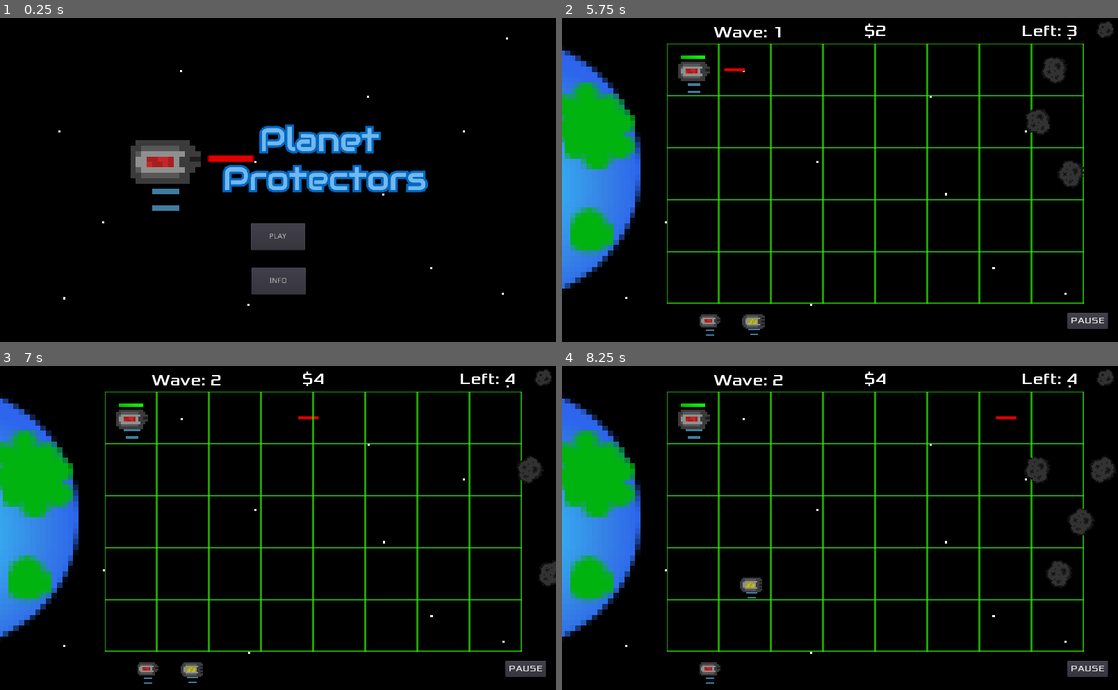
Above: before the commit, frames 1-4 (two rows, left to right).
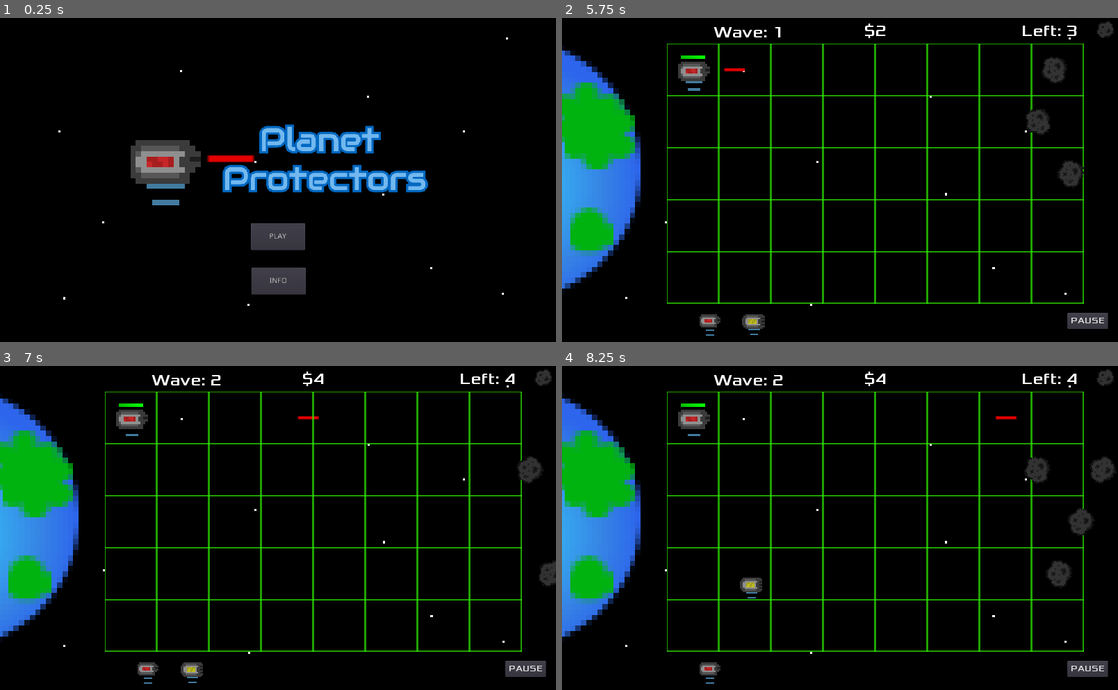
Above: after the commit, the same moments.

Repository: EthanMHolland/PlanetProtectors
Game: Godot game, scene res://src/TitleScreen.tscn
Two runs of this game, one before a commit and one after it. Both use one fixed random seed, a clock stepped at 60 frames per second and the inputs below.
Inputs (mouse positions are in pixels of both pictures, inside the frame that each line leads up to):
- Up to frame 1 (0.25 s): no input
- Up to frame 2 (5.75 s): click "INFO" at 0.5 s; click "BACK" at 1.25 s; click "PLAY" at 2 s; click "PAUSE" at 2.75 s; click "RESUME" at 3.5 s; drag from (695, 69) to (712, 325) at 4.27 s; drag from (712, 325) to (695, 69) at 5.02 s
- Up to frame 3 (7 s): move the mouse to (189, 673) at 5.77 s; tap = (increase_wave) at 5.85 s; click (189, 673) at 5.92 s; drag from (183, 417) to (189, 673) at 6.52 s
- Up to frame 4 (8.25 s): drag from (712, 673) to (745, 417) at 7.27 s; drag from (751, 673) to (745, 417) at 8.02 s

The runs differ from the first frame. In frame 1, 0.4% of the frame differs, in the area x 26-34%, y 51-60%; in frame 2, less than 0.1%; in frame 3, less than 0.1%; in frame 4, less than 0.1%.

Commit message:
Add sprite changes for battery in LaserTower and Changed texture of LaserTower in InfoScreen

Diff:
--- a/project/src/InfoScreen.tscn
+++ b/project/src/InfoScreen.tscn
@@ -205,7 +205,6 @@
 position = Vector2( 135, 109 )
 scale = Vector2( 4.5, 4.5 )
 frames = SubResource( 6 )
-frame = 2
 playing = true
 
 [node name="CollisionShape2D" type="CollisionShape2D" parent="LaserTower"]
--- a/project/src/LaserTower.gd
+++ b/project/src/LaserTower.gd
@@ -19,6 +19,7 @@
 
 func _process(_delta):
 	_check_health()
+	_check_shots()
 
 #deletes tower if amount of shots left is 0 or below
 	if _shots_left <= 0:
@@ -50,12 +51,29 @@
 func _check_health():
 	if _health == 3:
 		$HealthBar.value = 3
+
 	elif _health == 2:
 		$HealthBar.value = 2
 		$HealthBar.texture_progress = _bar_yellow
+
 	elif _health == 1:
 		$HealthBar.value = 1
 		$HealthBar.texture_progress = _bar_red
+
 	elif _health == 0:
 		#$HealthBar.value == 0
 		queue_free()
+
+func _check_shots():
+	if _shots_left >= 13:
+		$AnimatedSprite.play("battery5")
+	elif _shots_left >= 10:
+		$AnimatedSprite.play("battery4")
+	elif _shots_left >= 7:
+		$AnimatedSprite.play("battery3")
+	elif _shots_left >= 4:
+		$AnimatedSprite.play("battery2")
+	elif _shots_left >= 1:
+		$AnimatedSprite.play("battery1")
+	elif _shots_left <= 0:
+		$AnimatedSprite.play("battery0")
--- a/project/src/LaserTower.tscn
+++ b/project/src/LaserTower.tscn
@@ -149,6 +149,7 @@
 z_index = 1
 frames = SubResource( 4 )
 animation = "battery5"
+frame = 2
 playing = true
 
 [node name="CollisionShape2D" type="CollisionShape2D" parent="."]
